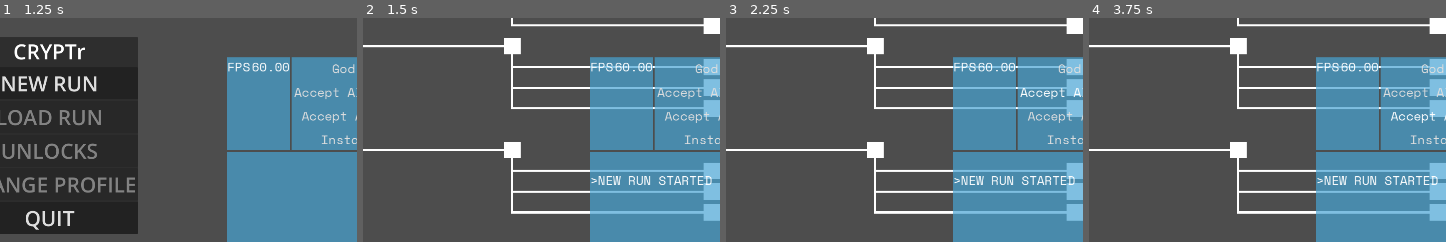
Above: before the commit, frames 1-4 (left to right).
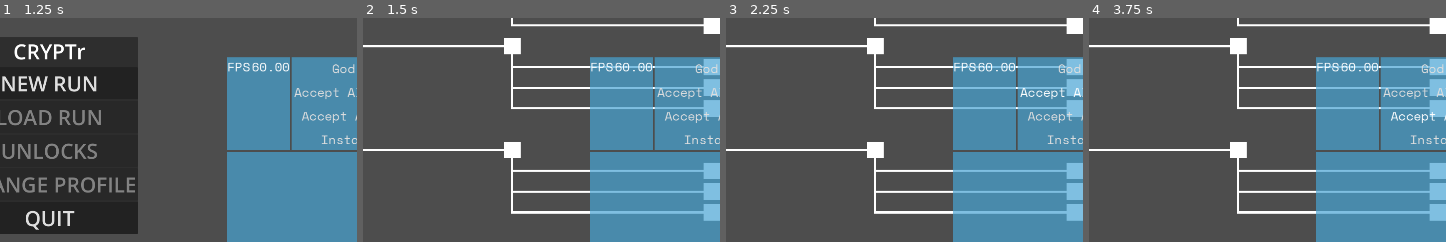
Above: after the commit, the same moments.

Repository: LucasMc17/CRYPTr
Game: Godot game, scene res://root.tscn
The game is run twice, just before and just after one commit, with the same random seed, the same clock (stepped at 60 frames per second) and the same inputs.
Inputs (mouse positions are % of the whole screen's width and height, from its top left):
- Up to frame 1 (1.25 s): click (84, 98) at 0.52 s; type "12" at 0.6 s
- Up to frame 2 (1.5 s): click "NEW RUN" at 1.25 s
- Up to frame 3 (2.25 s): click "Accept All Letters" at 2 s
- Up to frame 4 (3.75 s): click "Accept All Letters" at 2.75 s; click "Accept All Words" at 3.5 s
The pictures show only the part of the screen within x 37-87%, y 24-74%; the shares and areas given below are measured in that part.

Frame 1 is identical in both runs. In frame 2, 0.6% of the frame differs, in the area x 63-98%, y 70-75%; in frame 3, 0.6%; in frame 4, 0.6%.

Commit message:
conversion to resources

Diff:
--- a/globals/debug_node.tscn
+++ b/globals/debug_node.tscn
@@ -4,4 +4,3 @@
 
 [node name="DebugNode" type="Node"]
 script = ExtResource("1_pgr0f")
-log_level = 1
--- a/globals/events.gd
+++ b/globals/events.gd
@@ -53,6 +53,7 @@
 func emit_match_won():
 	match_won.emit(ParamsObject.new("MATCH WON"))
 
+
 ## Emitted when the player leaves an encounter and returns to the map.
 signal return_to_map(params : ReturnToMapParams)
 class ReturnToMapParams extends ParamsObject:
@@ -64,10 +65,12 @@
 func emit_return_to_map(new_map : bool):
 	return_to_map.emit(ReturnToMapParams.new("RETURN TO MAP", new_map))
 
+
 ## Emitted when a match is lost, forfeiting the run
 signal run_lost(params : ParamsObject)
 func emit_run_lost():
 	run_lost.emit(ParamsObject.new("RUN LOST"))
+
 
 ## Emitted when a run is paused.
 signal paused(params : PausedParams)
@@ -80,10 +83,12 @@
 func emit_paused(menu_screen : StringName = "Menu"):
 	paused.emit(PausedParams.new("PAUSED", menu_screen))
 
+
 ## Emitted when a run is unpaused
 signal unpaused(params: ParamsObject)
 func emit_unpaused():
 	unpaused.emit(ParamsObject.new("UNPAUSED"))
+
 
 ## Emitted when the user elects to quit to the main menu of the game.
 signal quit_to_menu(params : ParamsObject)
@@ -133,6 +138,14 @@
 func emit_word_scored(word : String, types : Dictionary[StringName, float], attempts_left : int):
 	word_scored.emit(WordScoredParams.new("WORD SCORED", word, types, attempts_left))
 
+# SUBPROCESS EFFECTS
+
+## Emitted when a subprocess triggers a score addition.
+signal subprocess_addition(adder : int)
+
+## Emitted when a subprocess triggers a score multiplier.
+signal subprocess_multiplication(multiplier : float)
+
 # DEBUG COMMANDS
 
 ## Emitted when the help command is issued
--- /dev/null
+++ b/resources/starter_decks/test_stack_a.tres
@@ -0,0 +1,10 @@
+[gd_resource type="Resource" script_class="StarterStack" load_steps=2 format=3 uid="uid://ishbmpe8biuo"]
+
+[ext_resource type="Script" uid="uid://bvr1ce5aqw0k5" path="res://resources/starter_decks/starter_stack.gd" id="1_k4v1v"]
+
+[resource]
+script = ExtResource("1_k4v1v")
+total = 20
+a = 10
+g = 10
+metadata/_custom_type_script = "uid://bvr1ce5aqw0k5"
--- a/resources/triggers/play_triggers/on_letter_trigger.gd
+++ b/resources/triggers/play_triggers/on_letter_trigger.gd
@@ -7,6 +7,7 @@
 
 func _init(trigger_letter):
 	letter = trigger_letter
+	trigger_name = "On '" + letter + "' Trigger"
 	events_signal = "letter_scored"
 	super()
 
--- a/resources/triggers/trigger.gd
+++ b/resources/triggers/trigger.gd
@@ -1,5 +1,5 @@
 @abstract class_name Trigger
-extends Node
+extends Resource
 ## Custom resource representing a trigger to be paired with at least one Effect to create a SubRoutine.
 ##
 ## Represents only the event that should activate the trigger (exact signal name form global Events file)
@@ -26,4 +26,4 @@
 func _on_triggered(params : Events.ParamsObject) -> void:
 	if !filter(params):
 		return
-	DebugNode.print_n(name + ' triggered! ')
+	DebugNode.p(trigger_name + ' triggered!')
--- a/scenes/debug_ui/debug_blocks/command_module.gd
+++ b/scenes/debug_ui/debug_blocks/command_module.gd
@@ -1,5 +1,5 @@
 class_name CommandModule
-extends Node
+extends Resource
 ## Logic module designed to manage all processes and information related to running
 ## commands through the debug terminal.
 ##
--- a/slices/run/states/encounter/deck_module.gd
+++ b/slices/run/states/encounter/deck_module.gd
@@ -1,4 +1,5 @@
-class_name DeckModule extends Node
+class_name DeckModule
+extends Resource
 ## Logic module simulating a shuffled instance of a Stack, for an encounter or other event requiring a full, shuffled copy of the player's stack.
 ##
 ## Contains logic for drawing from the stack as well as shuffling.
--- a/slices/run/states/encounter/encounter.gd
+++ b/slices/run/states/encounter/encounter.gd
@@ -16,6 +16,8 @@
 var _attempts := 4
 ## Boolean controlling whether the player can interact with the encounter currently.
 var is_input_ready := true
+## NOTE: Test variable for holding temporary forced triggers. Delete this later.
+var test_trigger
 
 ## The player's current hand of cryptographs. Not a logic module like the deck or scorer, since the hand has a visual component in the encounter.
 @onready var _hand := %Hand
@@ -25,6 +27,7 @@
 @onready var _score_preview := %ScorePreview
 
 func _ready():
+	# test_trigger = OnLetterTrigger.new('A')
 	Events.command_win.connect(func (_params): _win())
 	Events.command_lose.connect(func (_params): _lose())
 
--- a/slices/run/states/encounter/scoring_module.gd
+++ b/slices/run/states/encounter/scoring_module.gd
@@ -1,5 +1,5 @@
 class_name ScoringModule
-extends Node
+extends Resource
 ## Logic module for determining validity of word and scoring it if valid.
 ##
 ## Also manages current and target scores, and compares them to check for a win.
@@ -8,8 +8,20 @@
 var current_score := 0.0
 ## Current encounter's target score for comparison with player's score.
 var target_score := 0.0
+## The tally of points earned by the current word, as it is evaluated. Increases as each letter is scored/muliplier applied, then is added to `current_score`, then reset to zero.
+var evaluating_score := 0.0:
+	set(val):
+		DebugNode.p(val)
+		evaluating_score = val
+## Whether a word is actively scoring.
+var is_evaluating := false
 ## ScoringObject represenging the multipliers and total score of the current word before entry.
 var score_object : ScoringObject
+
+func _init():
+	Events.subprocess_addition.connect(_on_subprocess_addition)
+	Events.subprocess_multiplication.connect(_on_subprocess_multiplication)
+
 
 ## Updates the score_object with a new object based on word and hand.
 func update_score_object(word : String, hand : Hand) -> void:
@@ -23,22 +35,36 @@
 
 ## Scores the word based on the cryptographs in hand.
 func score_word(hand : Array[Cryptograph]) -> void:
-	var total := 0.0
+	is_evaluating = true
 	Player.add_anagram(score_object.word)
 	# TODO: There will be even more to do with this when the animation queue is set up. yeesh
 	for character in score_object.word:
 		var applicable = hand.filter(func(cryptograph): return cryptograph.resource.letter.character == character)
 		for cryptograph in applicable:
-			total += cryptograph.resource.letter.points
+			evaluating_score += cryptograph.resource.letter.points
 			## TODO: getting the character is cumbersome. Should make a read only virtual var on the cryptograph
 			Events.emit_letter_scored(cryptograph.resource.letter.character)
-	total *= score_object.length_mult
+	evaluating_score *= score_object.length_mult
 	for multiplier in score_object.additional_mults:
-		total *= score_object.additional_mults[multiplier]
-	current_score += total
-
-
-# NOTE: Review this later. Does this really have to be a class?
+		evaluating_score *= score_object.additional_mults[multiplier]
+	current_score += evaluating_score
+	evaluating_score = 0.0
+	is_evaluating = false
+
+
+func _on_subprocess_addition(adder : int) -> void:
+	if !is_evaluating:
+		DebugNode.print("WARNING: Subprocess Addition triggered outside of scoring")
+	else:
+		evaluating_score += adder
+
+func _on_subprocess_multiplication(multiplier : float) -> void:
+	if !is_evaluating:
+		DebugNode.print("WARNING: Subprocess Multiplication triggered outside of scoring")
+	else:
+		evaluating_score *= multiplier
+
+
 ## Custom class representing the scoring information for a word. This class is generally used exclusively within this scoring module, to update the `score_object` variable.
 class ScoringObject:
 	## Dictionary of prefix names based on word length.
